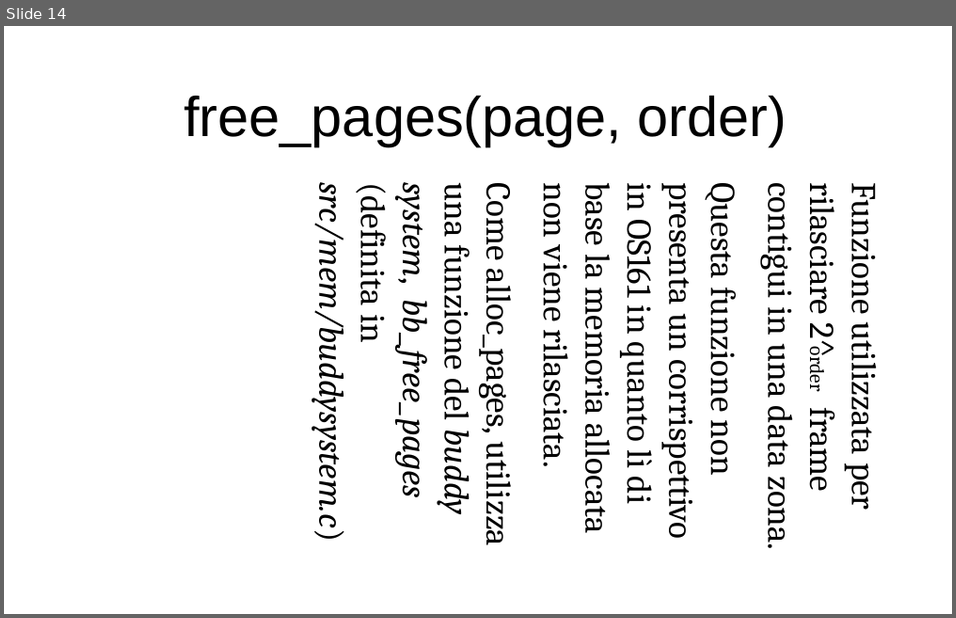
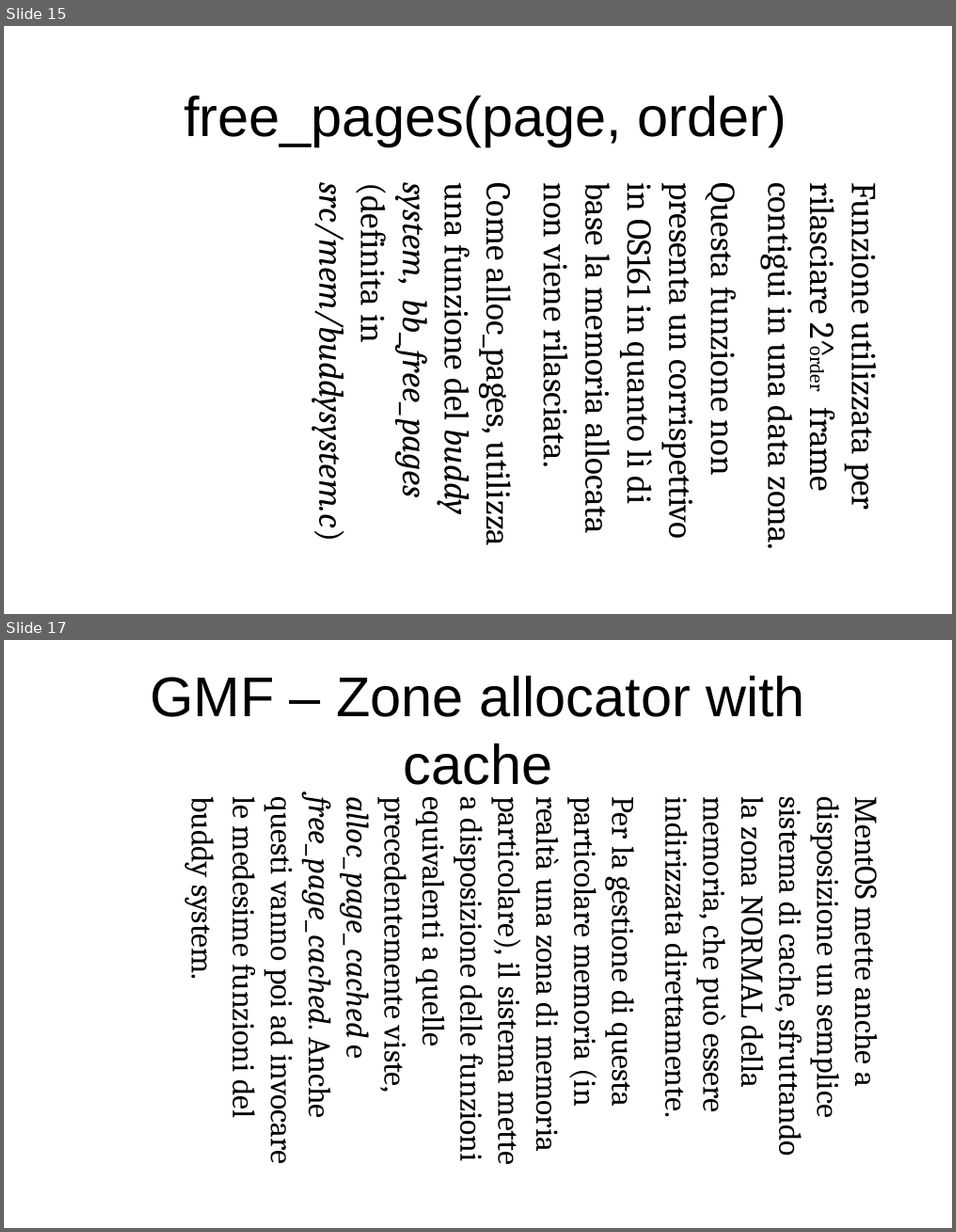
Before and after one commit to ProgrammazioneDiSistema2023-IA-ZZ/Group04, a slide deck: MentOS - Gestione Memoria.odp. Shown one above the other, each under a label of ours: slide 14 before the commit, slides 15 and 17 after it; the slides between them are not shown. The pictures are 956x618 and 956x1232 pixels, drawn with LibreOffice and Linux fonts; fonts in the diff are those of the drawing. Boxes give left, top, right and bottom in pixels: in the first picture for what was removed or moved away, otherwise in the second. Text is boxed around its words. In the diff, an @@ line names an element or a change of style, - is before the commit and + after.

Commit message:
Finita memoria fisica, aggiunto paging
Mancano Memory e segment descriptor

```diff
--- a/MentOS - Gestione Memoria.odp
+++ b/MentOS - Gestione Memoria.odp
@@ slide 17 added at (x1=4, y1=640, x2=952, y2=1228), background #FFFFFF @@
@@ title added at (x1=150, y1=676, x2=805, y2=785), 56.7 pt, text #000000 @@
+GMF – Zone allocator with cache
@@ text added at (x1=184, y1=797, x2=889, y2=1164), 32 pt, text #000000 @@
+MentOS mette anche a disposizione un semplice sistema di cache, sfruttando la zona NORMAL della memoria, che può essere indirizzata direttamente.
+Per la gestione di questa particolare memoria (in realtà una zona di memoria particolare), il sistema mette a disposizione delle funzioni equivalenti a quelle precedentemente viste, alloc_page_cached e free_page_cached. Anche questi vanno poi ad invocare le medesime funzioni del buddy system.
@@ what was slide 14 is now slide 15 @@
```
Also in this commit, not shown: 5 slides changed, 13 other slides added, 3 slides removed.
